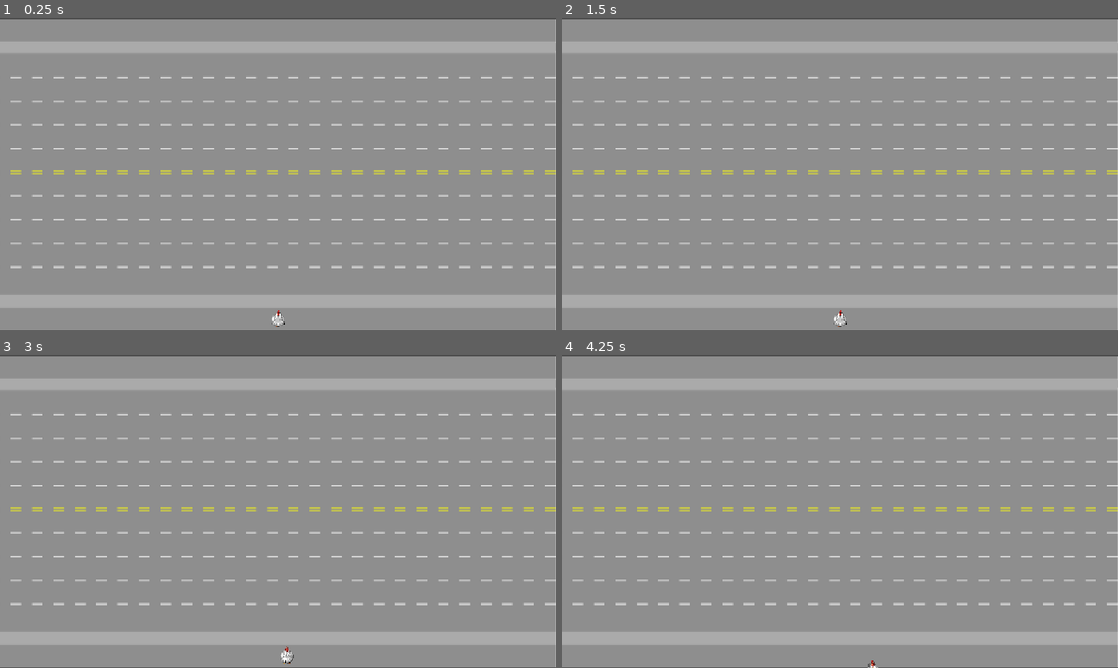
Above: before the commit, frames 1-4 (two rows, left to right).
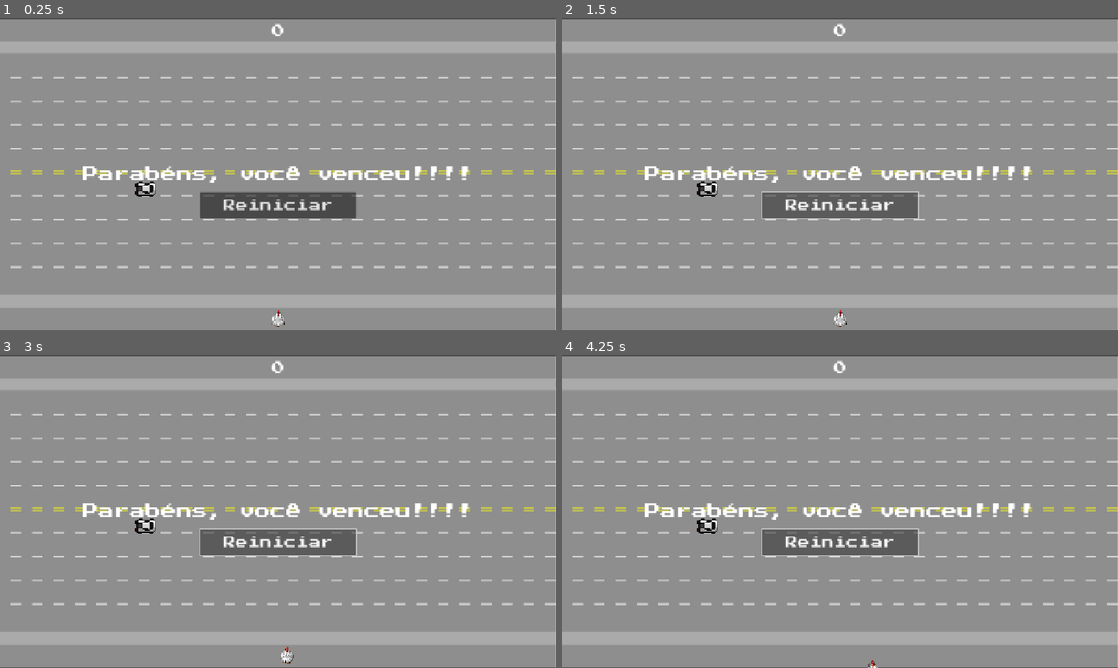
Above: after the commit, the same moments.

Repository: LucasDCoelho/meu-primeiro-jogo
Game: Godot game, scene res://terrain_freeway.tscn
The game is run twice, just before and just after one commit, with the same random seed, the same clock (stepped at 60 frames per second) and the same inputs.
Inputs (mouse positions are in pixels of both pictures, inside the frame that each line leads up to):
- Up to frame 1 (0.25 s): no input
- Up to frame 2 (1.5 s): click (840, 205) at 0.5 s, where only the run after the commit has a clickable "Reiniciar"; click (840, 205) at 1.25 s, where only the run after the commit has a clickable "Reiniciar"
- Up to frame 3 (3 s): click (278, 542) at 2 s, where only the run after the commit has a clickable "Reiniciar"; tap Enter at 2.75 s; hold Right (move_right) from 2.78 s (still down)
- Up to frame 4 (4.25 s): release Right (move_right) at 3.53 s; hold Down (move_down) from 3.53 s (still down)

The runs differ from the first frame. In frame 1, 3.6% of the frame differs, in the area x 14-85%, y 1-64%; in frame 2, 3.8%, in the area x 14-85%, y 1-65%; in frame 3, 3.8%; in frame 4, 3.8%.

Commit message:
add: HUD

Diff:
--- a/cenas/carros.tscn
+++ b/cenas/carros.tscn
@@ -1,6 +1,7 @@
-[gd_scene load_steps=17 format=3 uid="uid://crq563kje1g3s"]
+[gd_scene load_steps=18 format=3 uid="uid://crq563kje1g3s"]
 
 [ext_resource type="Texture2D" uid="uid://dt673d6gd0bkj" path="res://Material Freeway/carros/coches (1).png" id="1_4jdfh"]
+[ext_resource type="Script" uid="uid://dfjb5d7hsnmbi" path="res://scripts/carros.gd" id="1_cc5d5"]
 [ext_resource type="Texture2D" uid="uid://d35ae1w0i65m7" path="res://Material Freeway/carros/coches (10).png" id="2_cc5d5"]
 [ext_resource type="Texture2D" uid="uid://vrgmosgj1tot" path="res://Material Freeway/carros/coches (11).png" id="3_pxsbw"]
 [ext_resource type="Texture2D" uid="uid://bqbi5ttef1wtu" path="res://Material Freeway/carros/coches (12).png" id="4_s6fhs"]
@@ -131,11 +132,12 @@
 }]
 
 [sub_resource type="RectangleShape2D" id="RectangleShape2D_xq5fp"]
-size = Vector2(50, 30)
+size = Vector2(50, 40)
 
 [node name="Carros" type="RigidBody2D"]
 scale = Vector2(0.2, 0.2)
 gravity_scale = 0.0
+script = ExtResource("1_cc5d5")
 
 [node name="AnimatedSprite2D" type="AnimatedSprite2D" parent="."]
 rotation = 1.5708
@@ -144,7 +146,7 @@
 animation = &"carro13"
 
 [node name="CollisionShape2D" type="CollisionShape2D" parent="."]
-position = Vector2(0, 5.96046e-07)
+position = Vector2(0, 1.78814e-06)
 scale = Vector2(1, 1)
 shape = SubResource("RectangleShape2D_xq5fp")
 
--- /dev/null
+++ b/cenas/hud.tscn
@@ -0,0 +1,57 @@
+[gd_scene load_steps=3 format=3 uid="uid://ckaaluqwddhh2"]
+
+[ext_resource type="Script" uid="uid://dt6dp76gt4ksa" path="res://scripts/hud.gd" id="1_8alo0"]
+[ext_resource type="FontFile" uid="uid://bwyxtoahbu27i" path="res://Material Freeway/PressStart2P-Regular.ttf" id="1_nkjil"]
+
+[node name="HUD" type="CanvasLayer"]
+script = ExtResource("1_8alo0")
+
+[node name="Placar" type="Label" parent="."]
+anchors_preset = 5
+anchor_left = 0.5
+anchor_right = 0.5
+offset_left = -50.0
+offset_right = 50.0
+offset_bottom = 60.0
+grow_horizontal = 2
+theme_override_fonts/font = ExtResource("1_nkjil")
+theme_override_font_sizes/font_size = 32
+text = "0"
+horizontal_alignment = 1
+vertical_alignment = 1
+
+[node name="Mensagem" type="Label" parent="."]
+anchors_preset = 8
+anchor_left = 0.5
+anchor_top = 0.5
+anchor_right = 0.5
+anchor_bottom = 0.5
+offset_left = -500.0
+offset_top = -20.0
+offset_right = 500.0
+offset_bottom = 20.0
+grow_horizontal = 2
+grow_vertical = 2
+theme_override_fonts/font = ExtResource("1_nkjil")
+theme_override_font_sizes/font_size = 36
+text = "Parabéns, você venceu!!!!"
+horizontal_alignment = 1
+vertical_alignment = 1
+
+[node name="Button" type="Button" parent="."]
+anchors_preset = 8
+anchor_left = 0.5
+anchor_top = 0.5
+anchor_right = 0.5
+anchor_bottom = 0.5
+offset_left = -180.0
+offset_top = 40.0
+offset_right = 180.0
+offset_bottom = 100.0
+grow_horizontal = 2
+grow_vertical = 2
+theme_override_fonts/font = ExtResource("1_nkjil")
+theme_override_font_sizes/font_size = 28
+text = "Reiniciar"
+
+[connection signal="pressed" from="Button" to="." method="_on_button_pressed"]
--- /dev/null
+++ b/scripts/carros.gd
@@ -0,0 +1,7 @@
+extends RigidBody2D
+
+
+func _ready() -> void:
+	var tipos_carros = $AnimatedSprite2D.sprite_frames.get_animation_names();
+	var carro = tipos_carros[randi_range(0, tipos_carros.size() - 1)];
+	$AnimatedSprite2D.animation = carro;
--- /dev/null
+++ b/scripts/hud.gd
@@ -0,0 +1,6 @@
+extends CanvasLayer
+
+signal reinicia
+
+func _on_button_pressed() -> void:
+	emit_signal("reinicia")
--- a/terrain_freeway.tscn
+++ b/terrain_freeway.tscn
@@ -1,10 +1,15 @@
-[gd_scene load_steps=4 format=3 uid="uid://rwjyy6dl2grv"]
+[gd_scene load_steps=9 format=3 uid="uid://rwjyy6dl2grv"]
 
 [ext_resource type="Texture2D" uid="uid://bygpipm31v7x1" path="res://Material Freeway/wallpaperfreeway.png" id="1_4xp0j"]
 [ext_resource type="PackedScene" uid="uid://brqs8tad42k1l" path="res://cenas/player.tscn" id="2_1mq2a"]
 [ext_resource type="PackedScene" uid="uid://wphqhsdlg2fr" path="res://cenas/linha_chegada.tscn" id="3_1x75l"]
+[ext_resource type="PackedScene" uid="uid://crq563kje1g3s" path="res://cenas/carros.tscn" id="4_od4ic"]
+[ext_resource type="PackedScene" uid="uid://ckaaluqwddhh2" path="res://cenas/hud.tscn" id="5_jk05s"]
+[ext_resource type="AudioStream" uid="uid://bq08xet51v1wy" path="res://Material Freeway/sons/tema.wav" id="6_jsxtb"]
+[ext_resource type="AudioStream" uid="uid://7mcoy2dktjsu" path="res://Material Freeway/sons/ponto.wav" id="7_t7f6k"]
+[ext_resource type="AudioStream" uid="uid://bctl2m4mif878" path="res://Material Freeway/sons/ganhou.wav" id="8_e0ld3"]
 
-[node name="TerrainFreeway" type="Node2D"]
+[node name="TerrainFreeway" type="Node"]
 
 [node name="Wallpaperfreeway" type="Sprite2D" parent="."]
 position = Vector2(640, 359.5)
@@ -16,3 +21,25 @@
 
 [node name="Player" parent="." instance=ExtResource("2_1mq2a")]
 position = Vector2(640, 690)
+
+[node name="Carros" parent="." instance=ExtResource("4_od4ic")]
+position = Vector2(334, 393)
+
+[node name="HUD" parent="." instance=ExtResource("5_jk05s")]
+
+[node name="TimerCarrosLentos" type="Timer" parent="."]
+wait_time = 0.5
+autostart = true
+
+[node name="TimerCarrosRapidos" type="Timer" parent="."]
+wait_time = 0.3
+autostart = true
+
+[node name="AudioTema" type="AudioStreamPlayer2D" parent="."]
+stream = ExtResource("6_jsxtb")
+
+[node name="AudioPonto" type="AudioStreamPlayer2D" parent="."]
+stream = ExtResource("7_t7f6k")
+
+[node name="AudioVitoria" type="AudioStreamPlayer2D" parent="."]
+stream = ExtResource("8_e0ld3")
Not shown, added: scripts/carros.gd.uid
Not shown, added: scripts/hud.gd.uid
